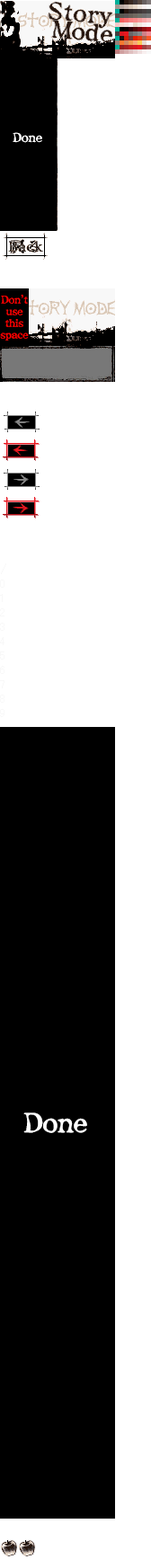
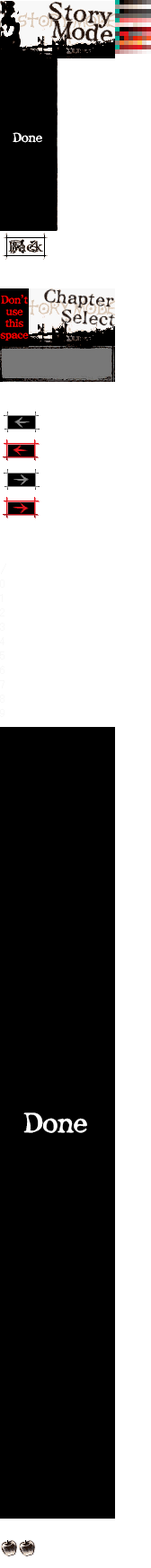
Layer changes from the first 151px x 1568px image to the second:
added layer "Chapter ..." above "Layer #1" over [43, 288, 116, 328]
